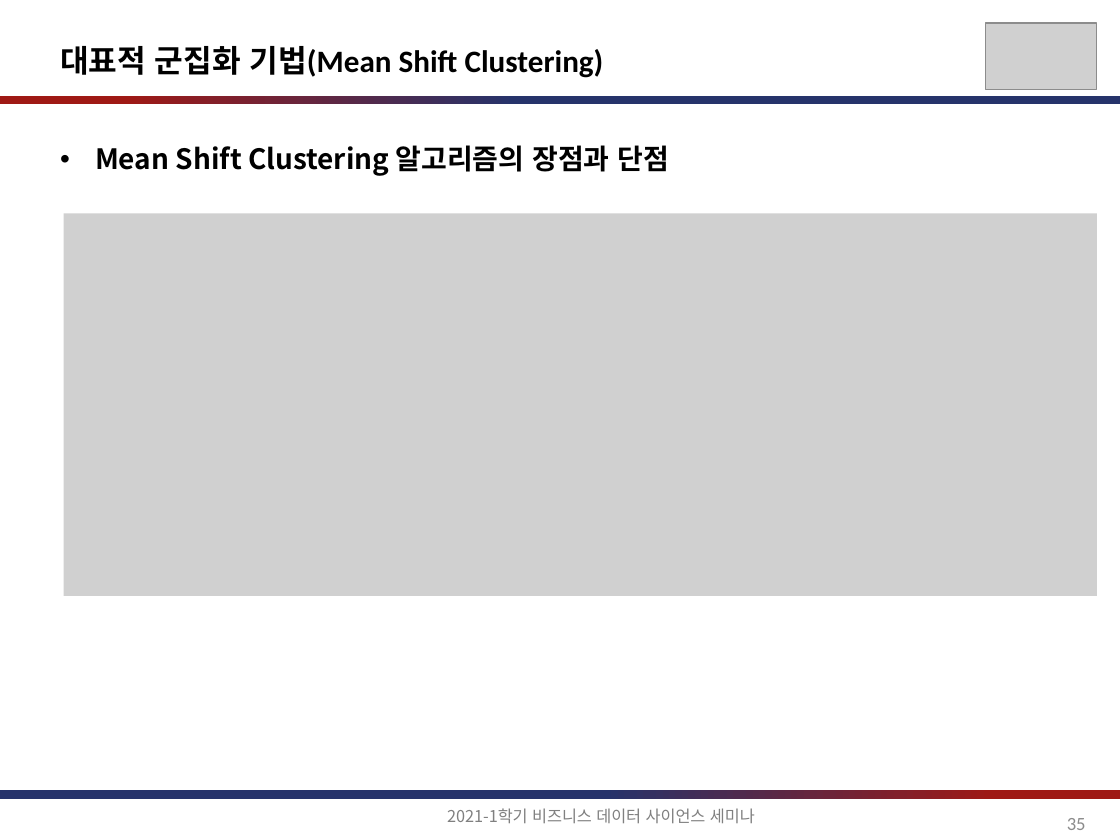
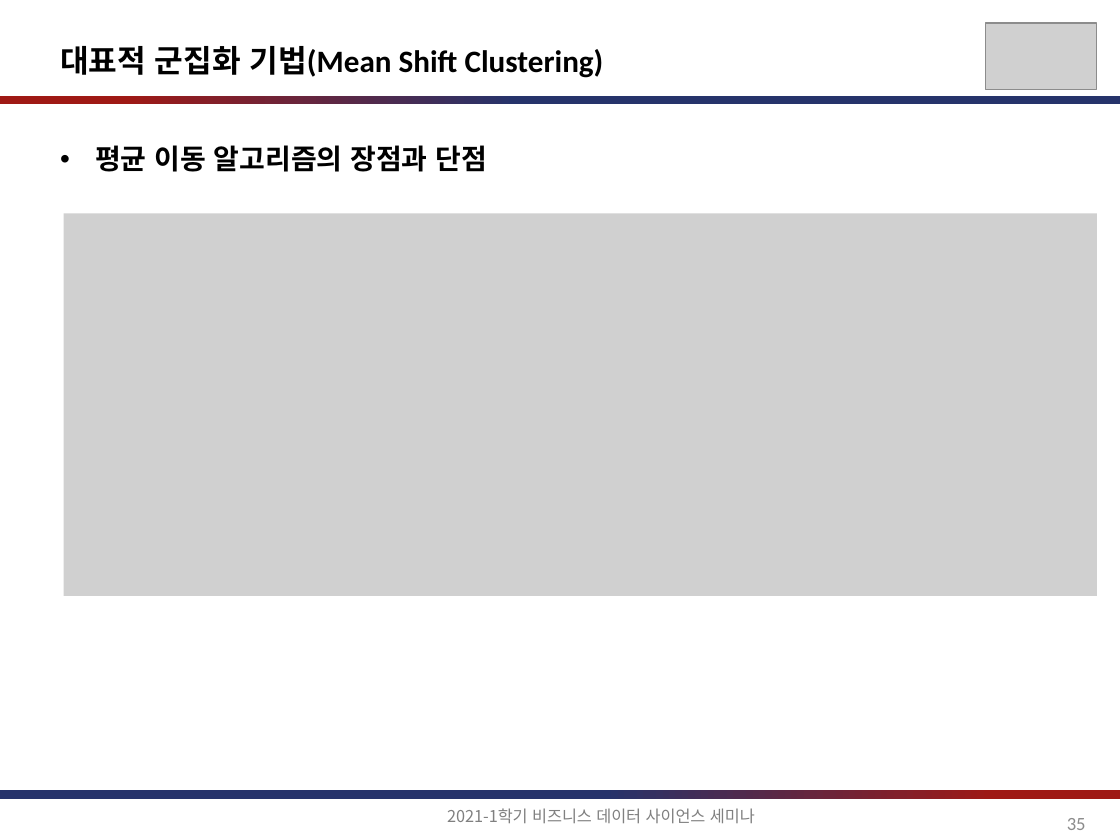
Before and after one commit to jihoahn9303/Seminar_For_Business_DS, a slide deck: slide 35 of document/비즈니스를_위한_데이터과학_6장.pptx. Drawn at 1120x840 pixels with LibreOffice and Linux fonts; fonts in the diff are those of the drawing; grey boxes stand for pictures. Boxes give left, top, right and bottom in pixels: in the first picture for what was removed or moved away, otherwise in the second. Text is boxed around its words. In the diff, an @@ line names an element or a change of style, - is before the commit and + after.

Commit message:
update clustering ppt file

```diff
--- a/document/비즈니스를_위한_데이터과학_6장.pptx
+++ b/document/비즈니스를_위한_데이터과학_6장.pptx
@@ text at [95,145,488,172]: text changed @@
-• Mean Shift Clustering 알고리즘의 장점과 단점
+• 평균 이동 알고리즘의 장점과 단점
```
Also in this commit, not shown: 14 other slides changed.
